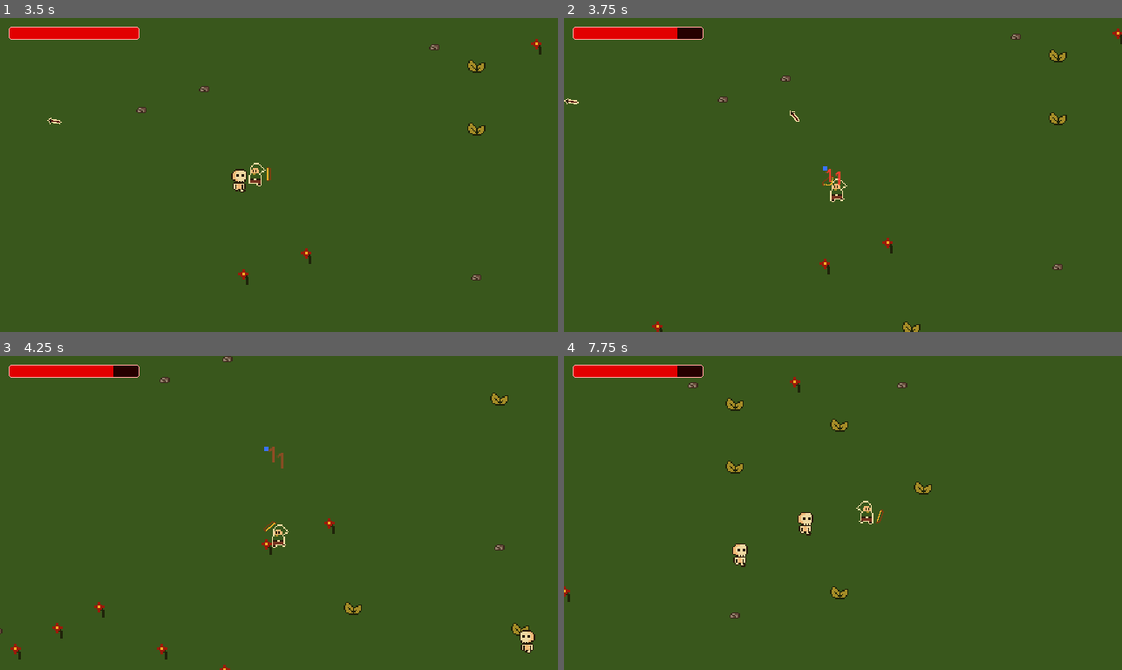
Above: before the commit, frames 1-4 (two rows, left to right).
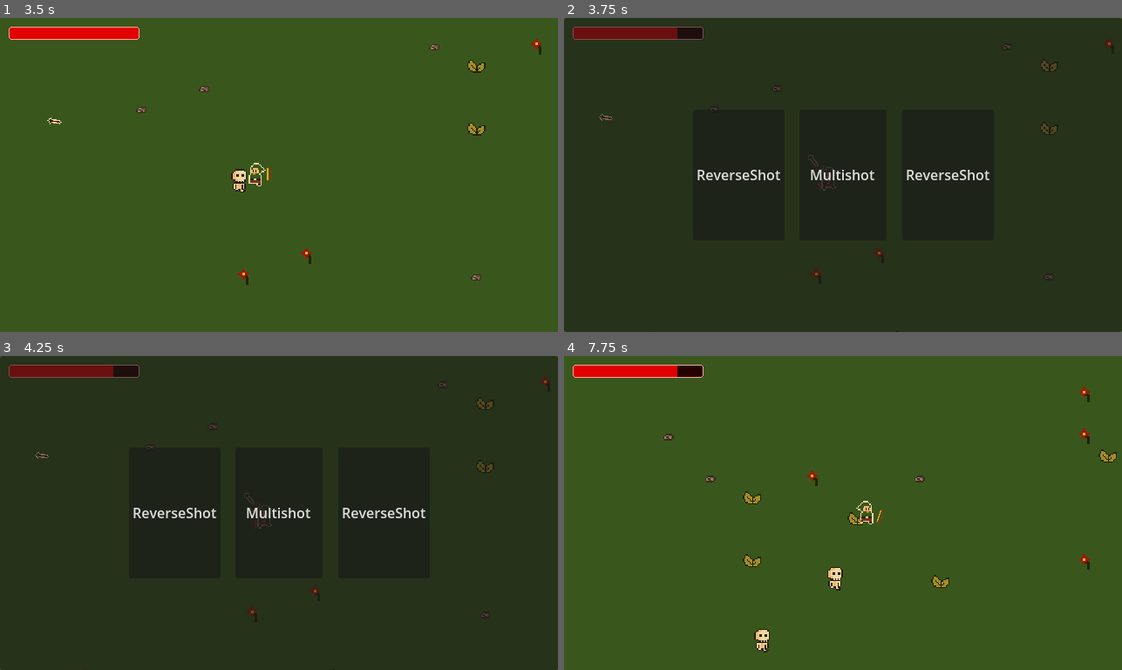
Above: after the commit, the same moments.

Repository: danilomacb/RAMter
Game: Godot game, scene res://Scenes/Game.tscn
Two runs of this game, one before a commit and one after it. Both use one fixed random seed, a clock stepped at 60 frames per second and the inputs below.
Inputs (mouse positions are in pixels of both pictures, inside the frame that each line leads up to):
- Up to frame 1 (3.5 s): tap Enter at 0.5 s; move the mouse to (251, 237) at 0.52 s; press the mouse at (251, 237) at 0.53 s; hold Up (MoveUp) 0.53-2.03 s; move the mouse to (446, 222) at 1.27 s; release the mouse at (446, 222) at 1.28 s; click (446, 222) at 1.35 s; move the mouse to (111, 127) at 2.02 s; press the mouse at (111, 127) at 2.03 s; hold Left (MoveLeft) from 2.03 s (still down); move the mouse to (306, 175) at 2.77 s; release the mouse at (306, 175) at 2.78 s; click (306, 175) at 2.85 s
- Up to frame 2 (3.75 s): move the mouse to (759, 96) at 3.52 s; release Left (MoveLeft) at 3.53 s; press the mouse at (759, 96) at 3.53 s; hold Down (MoveDown) from 3.53 s (still down)
- Up to frame 3 (4.25 s): keep holding Down (MoveDown)
- Up to frame 4 (7.75 s): move the mouse to (965, 497) at 4.27 s; release Down (MoveDown) at 4.28 s; release the mouse at (965, 497) at 4.28 s; hold Right (MoveRight) 4.28-5.03 s; click (965, 497) at 4.35 s; move the mouse to (731, 528) at 5.02 s; press the mouse at (731, 528) at 5.03 s; hold Up (MoveUp) 5.03-5.78 s; move the mouse to (898, 443) at 5.77 s; release the mouse at (898, 443) at 5.78 s; hold Right (MoveRight) from 5.78 s (still down); click (898, 443) at 5.85 s; move the mouse to (815, 575) at 6.52 s; press the mouse at (815, 575) at 6.53 s; move the mouse to (1010, 560) at 7.27 s; release the mouse at (1010, 560) at 7.28 s; click (1010, 560) at 7.35 s

Frame 1 is identical in both runs. In frame 2, 99% of the frame differs, in the area x 0-100%, y 0-100%; in frame 3, 99%; in frame 4, 2.0%.

Commit message:
sprite for exp added

Diff:
--- a/Prefabs/Exp.tscn
+++ b/Prefabs/Exp.tscn
@@ -1,19 +1,17 @@
 [gd_scene load_steps=4 format=3 uid="uid://jj5ecfa4mxg8"]
 
 [ext_resource type="Script" path="res://Scripts/Exp.gd" id="1_7qvws"]
-[ext_resource type="Texture2D" uid="uid://4ui5ascs6onu" path="res://Sprites/WhiteSquare.png" id="2_605df"]
+[ext_resource type="Texture2D" uid="uid://cf3hklspptw2g" path="res://Sprites/Exp.png" id="2_ll7dw"]
 
 [sub_resource type="RectangleShape2D" id="RectangleShape2D_3edv8"]
-size = Vector2(16, 16)
+size = Vector2(10, 11.5)
 
 [node name="Exp" type="Area2D" groups=["Exps"]]
-scale = Vector2(0.2, 0.2)
 collision_mask = 32
 script = ExtResource("1_7qvws")
 
 [node name="WhiteSquare" type="Sprite2D" parent="."]
-modulate = Color(0.219608, 0.447059, 1, 1)
-texture = ExtResource("2_605df")
+texture = ExtResource("2_ll7dw")
 
 [node name="CollisionShape2D" type="CollisionShape2D" parent="."]
 shape = SubResource("RectangleShape2D_3edv8")
Binary file added: Sprites/Exp.png
Not shown, added: Sprites/Exp.png.import
